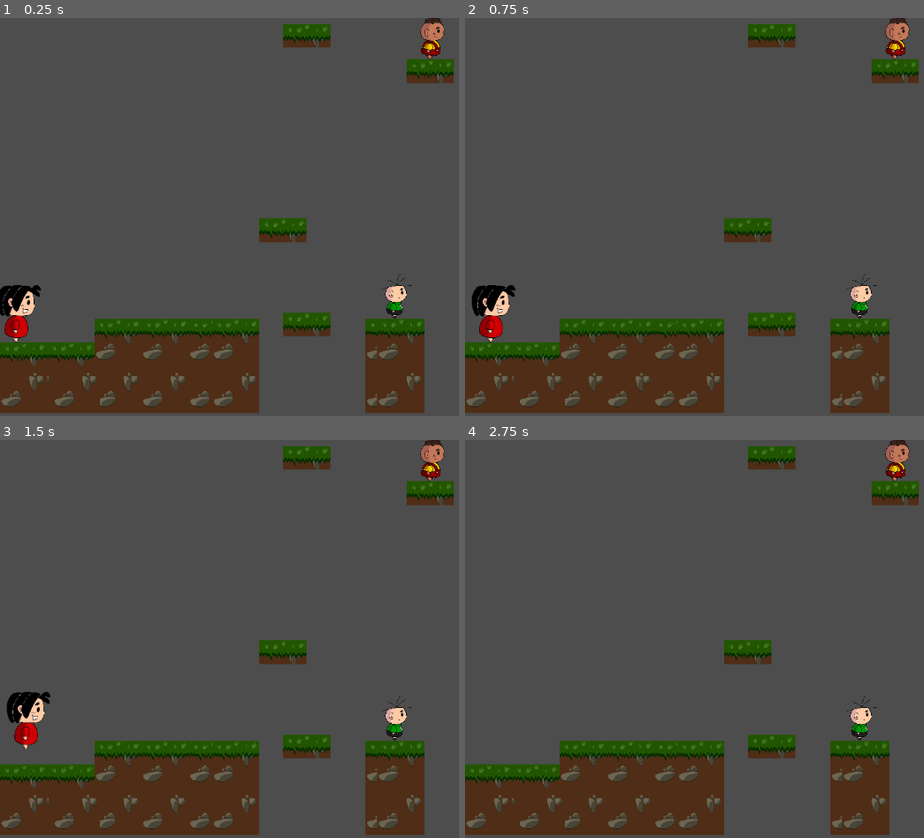
Above: before the commit, frames 1-4 (two rows, left to right).
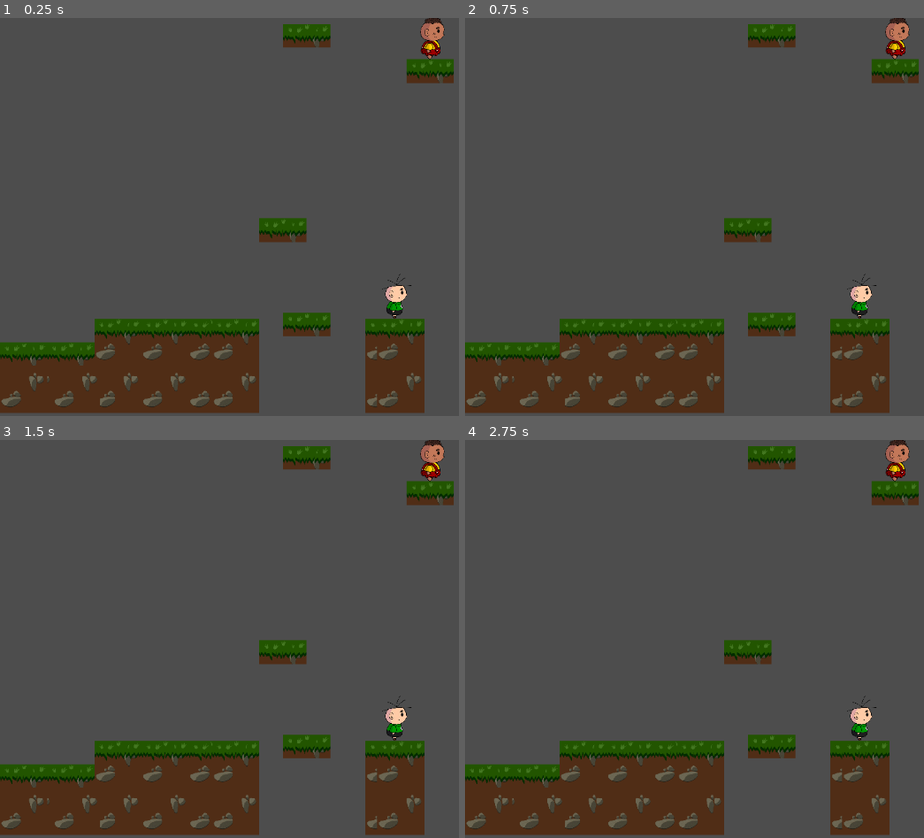
Above: after the commit, the same moments.

Repository: EngenhariaSoftwarePUCRS/Projeto_de_Desenvolvimento_de_Jogos
Game: Godot game, scene res://scenes/main.tscn
Two runs of this game, one before a commit and one after it. Both use one fixed random seed, a clock stepped at 60 frames per second and the inputs below.
Inputs:
- Up to frame 1 (0.25 s): no input
- Up to frame 2 (0.75 s): tap Enter at 0.5 s; hold D (move_right) from 0.53 s (still down)
- Up to frame 3 (1.5 s): keep holding D (move_right); tap W (jump) at 0.77 s
- Up to frame 4 (2.75 s): tap W (jump) at 1.52 s; release D (move_right) at 2.03 s; hold A (move_left) from 2.03 s (still down)

The runs differ from the first frame. In frame 1, 0.8% of the frame differs, in the area x 0-10%, y 67-82%; in frame 2, 0.9%, in the area x 1-11%, y 67-82%; in frame 3, 0.9%; in frame 4, nothing differs.

Commit message:
Characters Individual Tweaking

Diff:
--- a/FugaDosPets/scripts/characters/cascao.gd
+++ b/FugaDosPets/scripts/characters/cascao.gd
@@ -4,10 +4,10 @@
 @onready var animated_sprite: AnimatedSprite2D = $AnimatedSprite
 
 
-const SPEED = 300.0
-const JUMP_VELOCITY = -400.0
+const SPEED = 300.0 * 1.1
+const JUMP_VELOCITY = -400.0 / 4
 
-var gravity: int = ProjectSettings.get_setting("physics/2d/default_gravity")
+var gravity: int = ProjectSettings.get_setting("physics/2d/default_gravity") / 4
 
 
 func _ready() -> void:
@@ -18,11 +18,15 @@
 	if velocity.x == 0:
 		animated_sprite.play("idle")
 	else:
-		animated_sprite.play("walking")
+		pass
+		# animated_sprite.play("walking")
 	animated_sprite.flip_h = velocity.x < 0
 
 
 func _physics_process(delta: float) -> void:
+	if visible == false:
+		return
+
 	if not is_on_floor():
 		velocity.y += gravity * delta
 
--- a/FugaDosPets/scripts/characters/cebolinha.gd
+++ b/FugaDosPets/scripts/characters/cebolinha.gd
@@ -5,7 +5,7 @@
 
 
 const SPEED = 300.0
-const JUMP_VELOCITY = -400.0
+const JUMP_VELOCITY = -400.0 * 2
 
 var gravity: int = ProjectSettings.get_setting("physics/2d/default_gravity")
 
@@ -18,11 +18,15 @@
 	if velocity.x == 0:
 		animated_sprite.play("idle")
 	else:
-		animated_sprite.play("walking")
+		pass
+		# animated_sprite.play("walking")
 	animated_sprite.flip_h = velocity.x < 0
 
 
 func _physics_process(delta: float) -> void:
+	if visible == false:
+		return
+
 	if not is_on_floor():
 		velocity.y += gravity * delta
 
--- a/FugaDosPets/scripts/characters/characters.gd
+++ b/FugaDosPets/scripts/characters/characters.gd
@@ -9,7 +9,6 @@
 
 func _ready() -> void:
 	reset_characters()
-	monica.visible = true
 
 
 func reset_characters() -> void:
--- a/FugaDosPets/scripts/characters/magali.gd
+++ b/FugaDosPets/scripts/characters/magali.gd
@@ -18,11 +18,15 @@
 	if velocity.x == 0:
 		animated_sprite.play("idle")
 	else:
-		animated_sprite.play("walking")
+		pass
+		# animated_sprite.play("walking")
 	animated_sprite.flip_h = velocity.x < 0
 
 
 func _physics_process(delta: float) -> void:
+	if visible == false:
+		return
+
 	if not is_on_floor():
 		velocity.y += gravity * delta
 
--- a/FugaDosPets/scripts/characters/monica.gd
+++ b/FugaDosPets/scripts/characters/monica.gd
@@ -23,6 +23,9 @@
 
 
 func _physics_process(delta: float) -> void:
+	if visible == false:
+		return
+
 	if not is_on_floor():
 		velocity.y += gravity * delta
 
